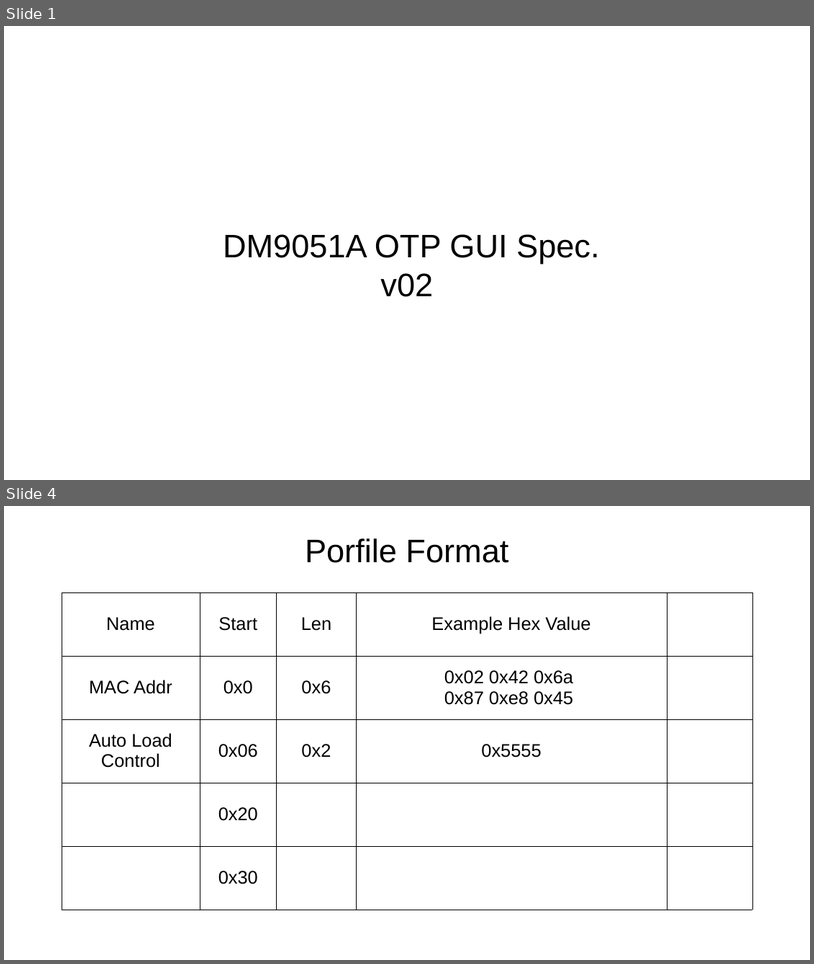
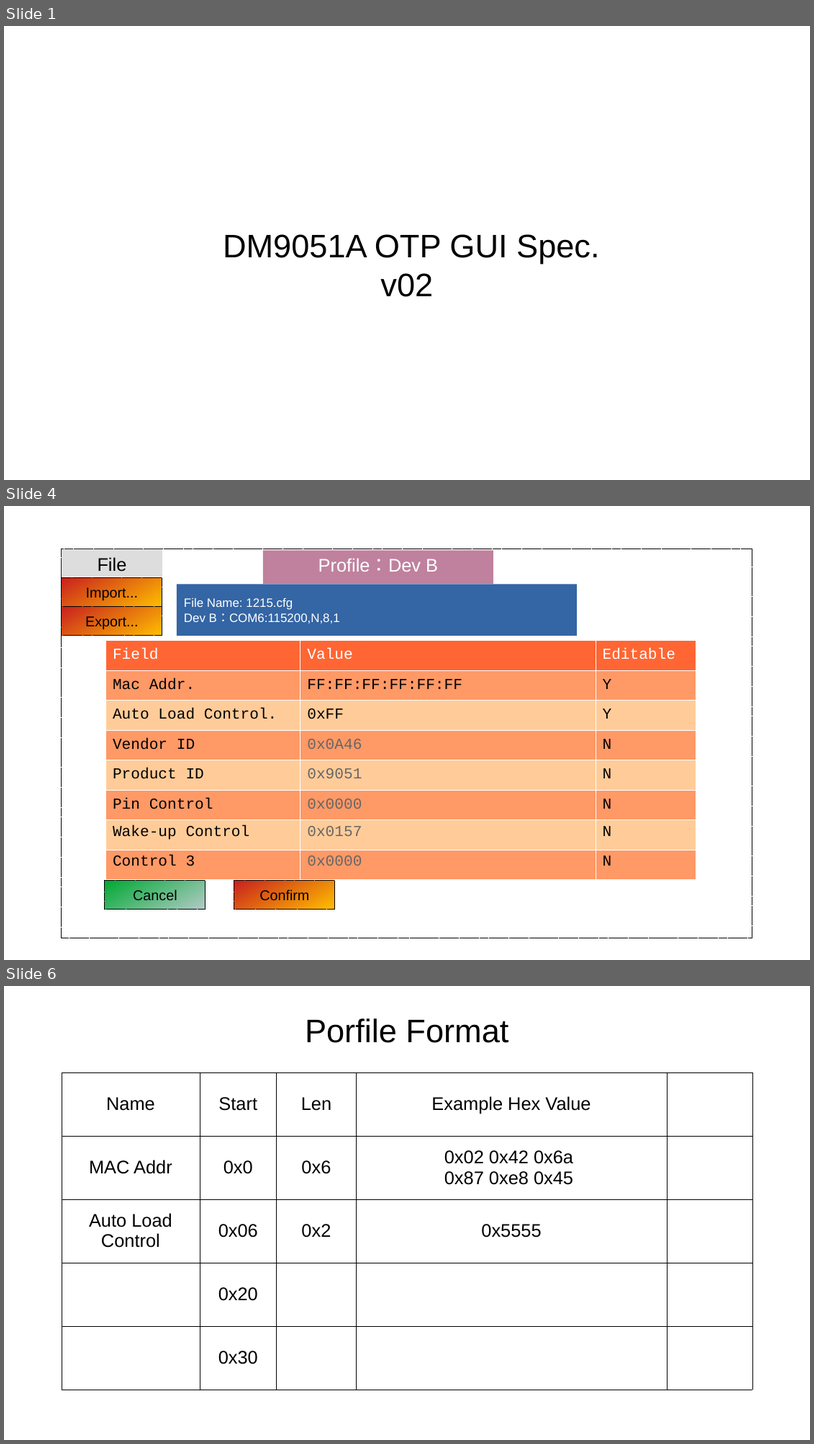
Before and after one commit to tomjpsun/obsidianVaults, a slide deck: DM9051A OTP 燒錄專案/8051A OTP GUI.odp. Shown one above the other, each under a label of ours: slides 1 and 4 before the commit, slides 1, 4 and 6 after it; the slides between them are not shown. The pictures are 814x964 and 814x1444 pixels, drawn with LibreOffice and Linux fonts; fonts in the diff are those of the drawing. Boxes give left, top, right and bottom in pixels: in the first picture for what was removed or moved away, otherwise in the second. Text is boxed around its words. In the diff, an @@ line names an element or a change of style, - is before the commit and + after.

```diff
--- a/DM9051A OTP 燒錄專案/8051A OTP GUI.odp
+++ b/DM9051A OTP 燒錄專案/8051A OTP GUI.odp
@@ slide 4 added at box(4, 506, 810, 960), background #FFFFFF @@
@@ rectangle added at box(62, 549, 754, 938), outline #000000 0 pt dashed @@
@@ rectangle added at box(62, 549, 163, 577), fill #DDDDDD, 18 pt, text #000000 @@
+File
@@ rectangle added at box(263, 551, 494, 584), fill #BF819E, 18 pt, text #FFFFFF @@
+Profile：Dev B
@@ rectangle added at box(62, 578, 163, 606), fill gradient #C9211E to #FFBF00, outline #000000 0 pt dashed, 14 pt, text #000000 @@
+Import...
@@ rectangle added at box(177, 584, 577, 636), fill #3465A4, 12 pt, text #FFFFFF @@
+File Name: 1215.cfg
+Dev B：COM6:115200,N,8,1
@@ rectangle added at box(62, 607, 163, 636), fill gradient #C9211E to #FFBF00, outline #000000 0 pt dashed, 14 pt, text #000000 @@
+Export...
@@ table added at box(106, 640, 696, 878), 8 rows, 3 columns @@
+Field | Value | Editable
+Mac Addr. | FF:FF:FF:FF:FF:FF | Y
+Auto Load Control. | 0xFF | Y
+Vendor ID | 0x0A46 | N
+Product ID | 0x9051 | N
+Pin Control | 0x0000 | N
+Wake-up Control | 0x0157 | N
+Control 3 | 0x0000 | N
@@ rectangle added at box(105, 880, 206, 909), fill gradient #00A933 to #B3CAC7, outline #000000 0 pt dashed, 14 pt, text #000000 @@
+Cancel
@@ rectangle added at box(234, 880, 335, 909), fill gradient #C9211E to #FFBF00, outline #000000 0 pt dashed, 14 pt, text #000000 @@
+Confirm
@@ what was slide 4 is now slide 6 @@
```
Also in this commit, not shown: 3 slides changed, 1 other slide added, 1 other file.
